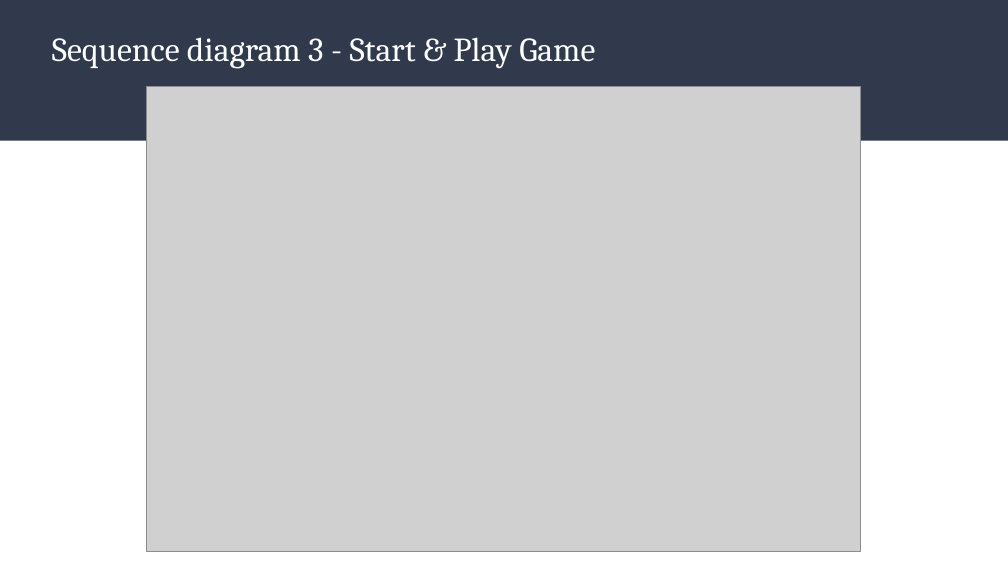
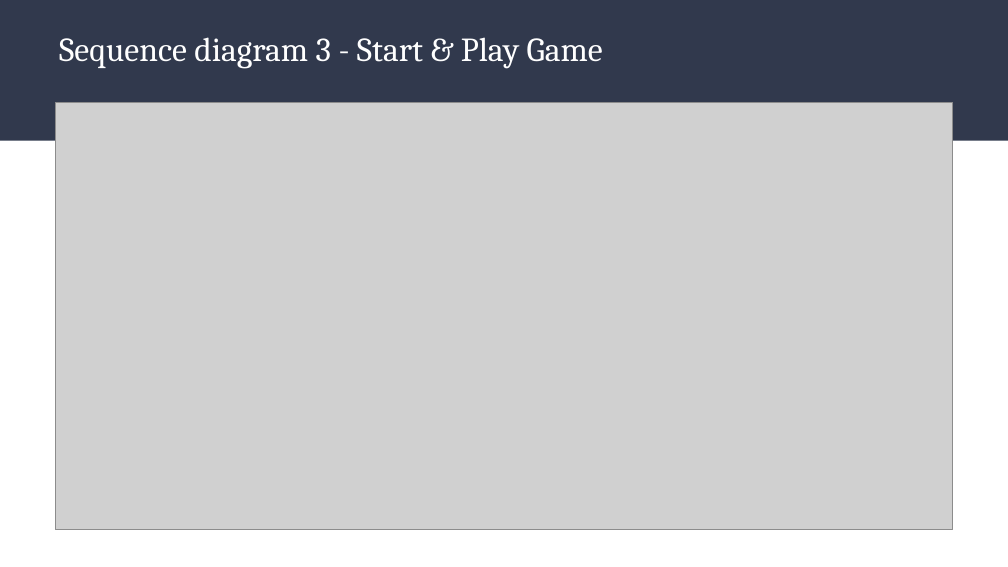
Before and after one commit to zachgood/cs414-f17-301-Function-Chaos, a slide deck: slide 17 of P4_ Improving the internal design.pptx. Drawn at 1008x567 pixels with LibreOffice and Linux fonts; fonts in the diff are those of the drawing; grey boxes stand for pictures. Boxes give left, top, right and bottom in pixels: in the first picture for what was removed or moved away, otherwise in the second. Text is boxed around its words. In the diff, an @@ line names an element or a change of style, - is before the commit and + after.

Commit message:
Add files via upload
Put updated start & play game sequence diagram

```diff
--- a/P4_ Improving the internal design.pptx
+++ b/P4_ Improving the internal design.pptx
@@ title "Sequence diagram 3 - Start ...": place and size @@
-title "Sequence diagram 3 - Start ..." at bbox=[52, 37, 595, 69]
+title "Sequence diagram 3 - Start ..." at bbox=[59, 37, 603, 69]
@@ picture: place and size @@
-picture at bbox=[147, 86, 861, 550]
+picture at bbox=[55, 103, 954, 530]
```
Also in this commit, not shown: 1 other slide changed.
